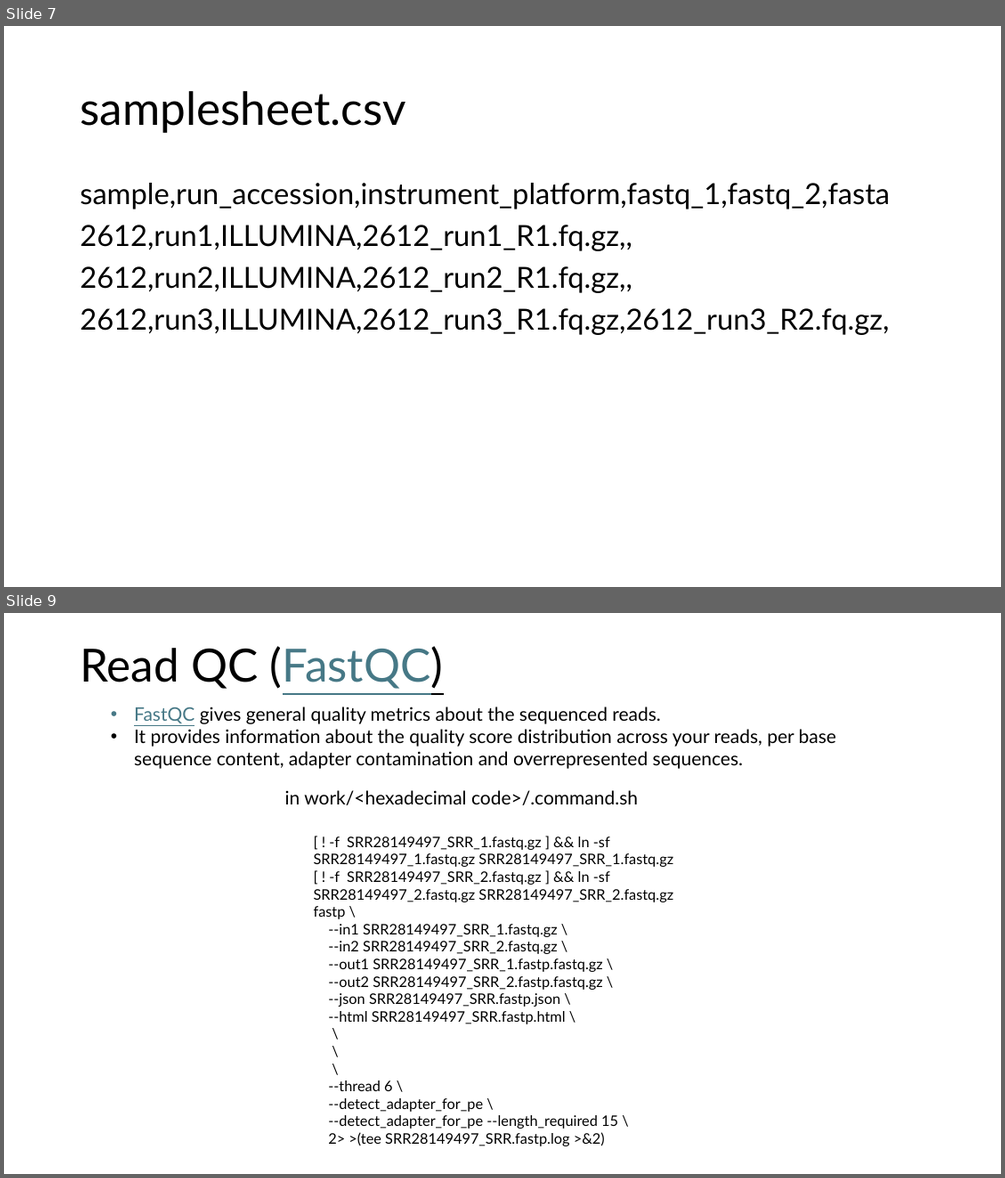
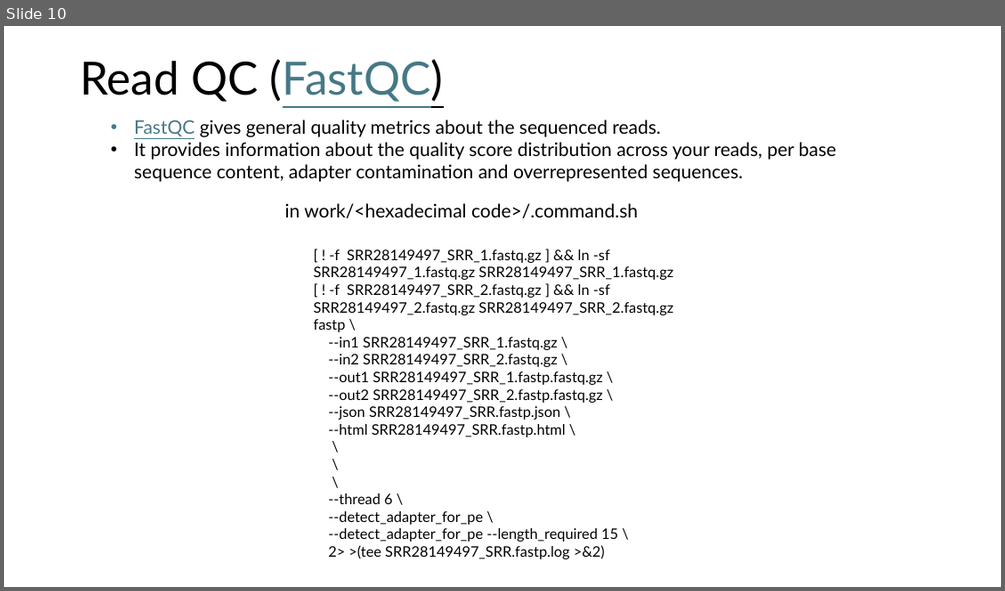
Before and after one commit to biosustain/dsp_metagenomics_training, a slide deck: course_contents/DataProcessing_taxprofiler.pptx. Shown one above the other, each under a label of ours: slides 7 and 9 before the commit, slide 10 after it; the slides between them are not shown. The pictures are 1005x1178 and 1005x591 pixels, drawn with LibreOffice and Linux fonts; fonts in the diff are those of the drawing. Boxes give left, top, right and bottom in pixels: in the first picture for what was removed or moved away, otherwise in the second. Text is boxed around its words. In the diff, an @@ line names an element or a change of style, - is before the commit and + after.

```diff
--- a/course_contents/DataProcessing_taxprofiler.pptx
+++ b/course_contents/DataProcessing_taxprofiler.pptx
@@ slide 7 removed at box(4, 26, 1001, 587), background #FFFFFF @@
@@ title removed at box(80, 91, 405, 133) @@
-samplesheet.csv
@@ text removed at box(80, 183, 890, 335) @@
-sample,run_accession,instrument_platform,fastq_1,fastq_2,fasta
-2612,run1,ILLUMINA,2612_run1_R1.fq.gz,,
-2612,run2,ILLUMINA,2612_run2_R1.fq.gz,,
-2612,run3,ILLUMINA,2612_run3_R1.fq.gz,2612_run3_R2.fq.gz,
@@ what was slide 9 is now slide 10 @@
```
Also in this commit, not shown: 1 slide changed, 3 slides added, 1 other slide removed, 3 other files.
